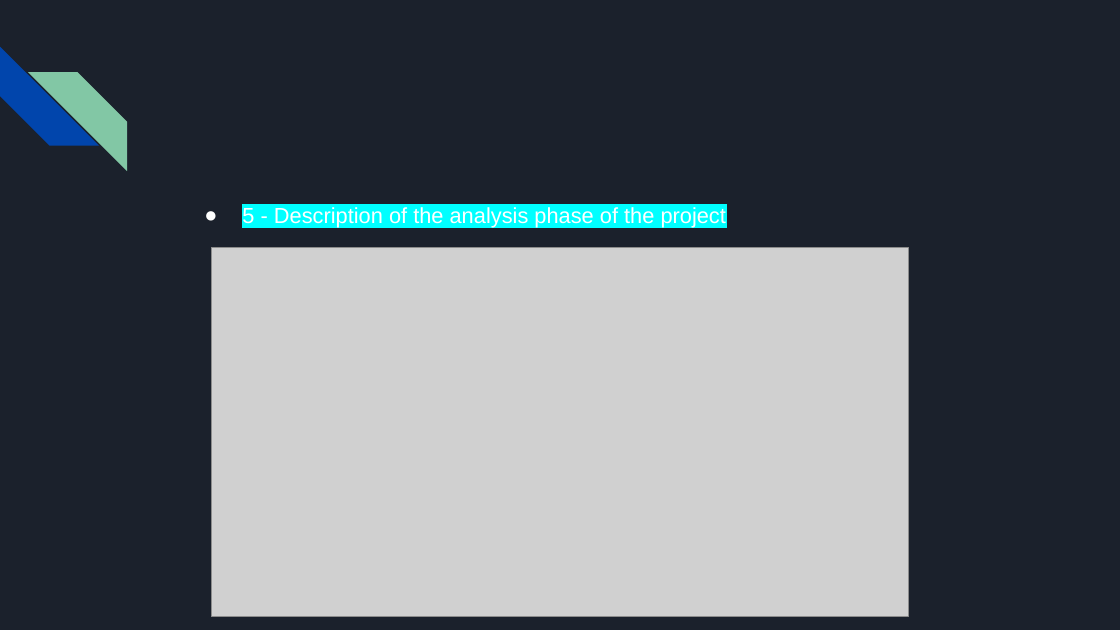
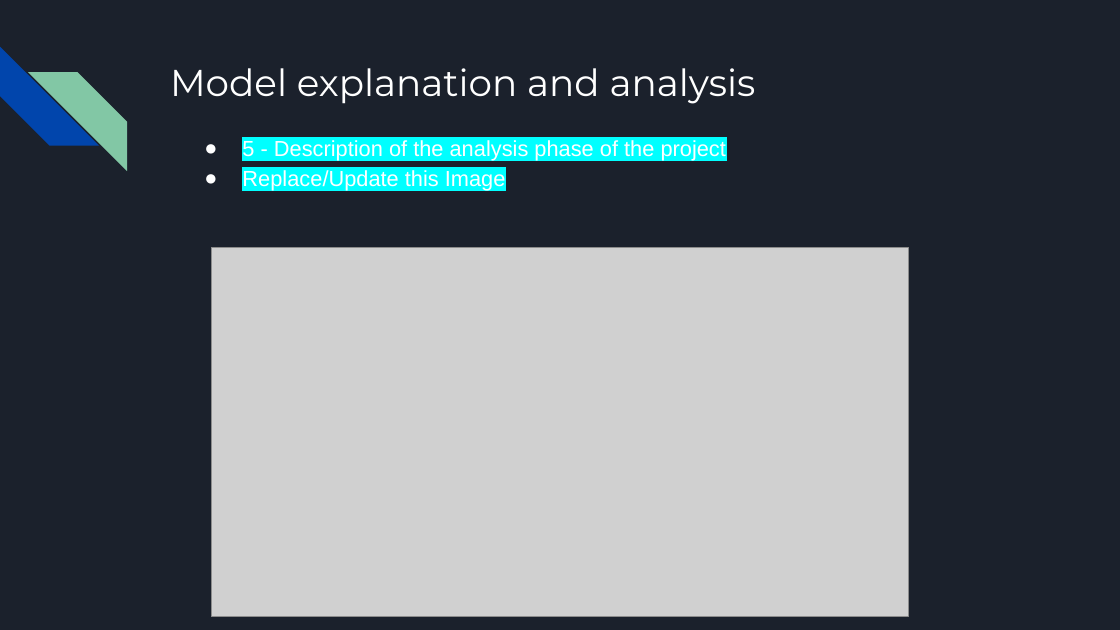
Before and after one commit to Ayesha-da/pneumonia_detection_analysis, a slide deck: slide 12 of Pneumonia Analysis Presentation.pptx (slide 10 before the commit). Drawn at 1120x630 pixels with LibreOffice and Linux fonts; fonts in the diff are those of the drawing; grey boxes stand for pictures. Boxes give left, top, right and bottom in pixels: in the first picture for what was removed or moved away, otherwise in the second. Text is boxed around its words. In the diff, an @@ line names an element or a change of style, - is before the commit and + after.

```diff
--- a/Pneumonia Analysis Presentation.pptx
+++ b/Pneumonia Analysis Presentation.pptx
@@ title added at (170, 68, 756, 104), 24 pt, text #FFFFFF @@
+Model explanation and analysis
@@ text "5 - Description of the ...": place and size @@
-text "5 - Description of the ..." at (242, 207, 726, 228)
+text "5 - Description of the ..." at (242, 140, 726, 191)
@@ text at (242, 170, 506, 191): paragraph added @@
+● Replace/Update this Image
```
Also in this commit, not shown: 5 other slides changed, 2 slides added.
